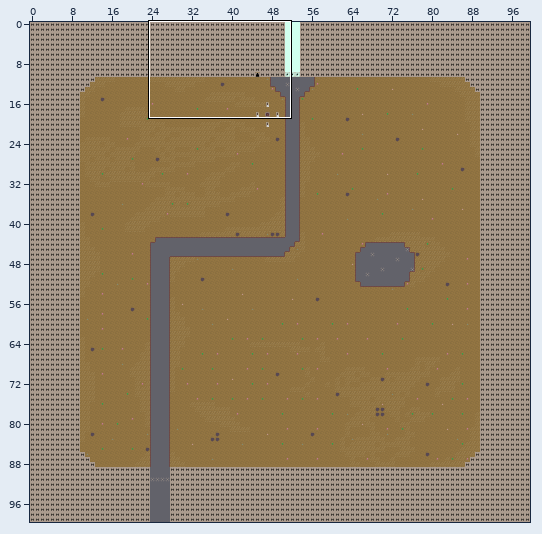
An edit to a level. Tiled map, assets/map/world1.tmx. The picture above shows the old version from afar; the outline marks the close-up.
Close-up. Earlier state:
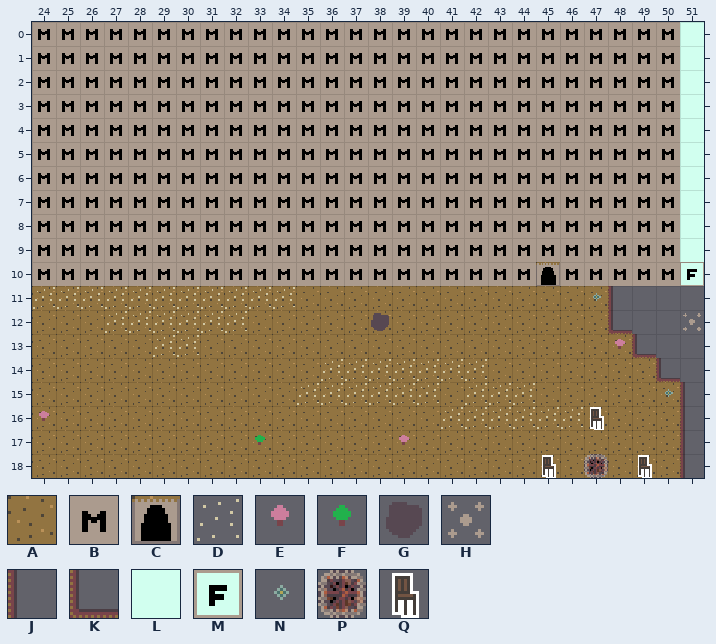
Cells are 16x16 px. Shown: x 24..51, y 0..18. The commit also changed other parts of the map, which this record leaves out.
Key: from "WildTraveler": A 0, B 1, C 2, D 3, E 4, F 5, G 6, H 7, J 11, K 16, L 19, M 20, N 22, P 23, Q 24.
_ is an empty cell, # one hidden under a higher layer.
Layer "Map" before, first column x 24:
 0 ############################
 1 ############################
 2 ############################
 3 ############################
 4 ############################
 5 ############################
 6 ############################
 7 ############################
 8 ############################
 9 ############################
10 ############################
11 AAAAAAAAAAAAAAAAAAAAAAAAJ___
12 AAAAAAAAAAAAAAAAAAAAAAAAK___
13 AAAAAAAAAAAAAAAAAAAAAAAAAK__
14 AAAAAAAAAAAAAAAAAAAAAAAAAAK_
15 AAAAAAAAAAAAAAAAAAAAAAAAAAAJ
16 AAAAAAAAAAAAAAAAAAAAAAAAAAAJ
17 AAAAAAAAAAAAAAAAAAAAAAAAAAAJ
18 AAAAAAAAAAAAAAAAAAAAAAAAAAAJ
Layer "Objects" before, first column x 24:
 0 BBBBBBBBBBBBBBBBBBBBBBBBBBBL
 1 BBBBBBBBBBBBBBBBBBBBBBBBBBBL
 2 BBBBBBBBBBBBBBBBBBBBBBBBBBBL
 3 BBBBBBBBBBBBBBBBBBBBBBBBBBBL
 4 BBBBBBBBBBBBBBBBBBBBBBBBBBBL
 5 BBBBBBBBBBBBBBBBBBBBBBBBBBBL
 6 BBBBBBBBBBBBBBBBBBBBBBBBBBBL
 7 BBBBBBBBBBBBBBBBBBBBBBBBBBBL
 8 BBBBBBBBBBBBBBBBBBBBBBBBBBBL
 9 BBBBBBBBBBBBBBBBBBBBBBBBBBBL
10 BBBBBBBBBBBBBBBBBBBBBCBBBBBM
11 DDDDDDDDDDD____________N____
12 ___DDDDDD_____G____________H
13 _____DD_________________E___
14 ____________DDDDDDD_________
15 ___________DDDDDD_DDD_____N_
16 E________________DDDDDDQ____
17 _________F_____E____________
18 _____________________Q_P_Q__
After:
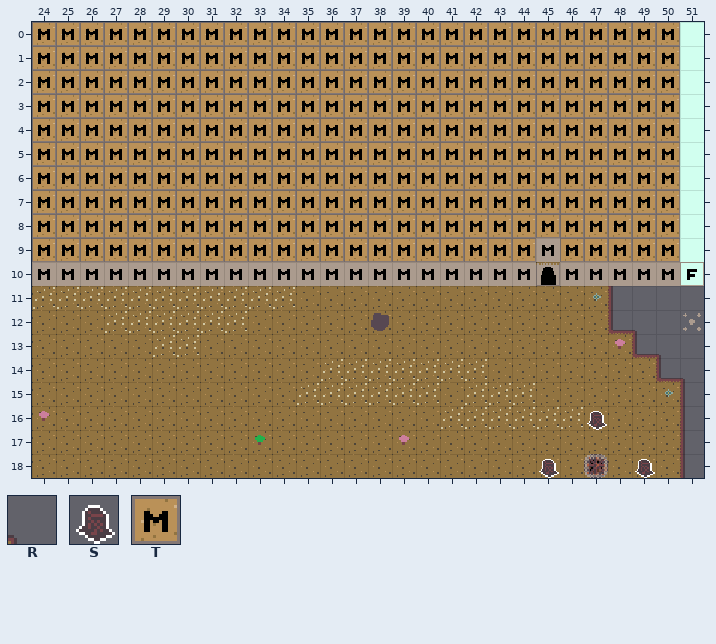
Further tiles: from "WildTraveler": R 26, S 30, T 31.
The edit:
{"where": "layer \"Map\""}
{"y":12,"x":49,"old":"_","new":"R"}
{"y":13,"x":50,"old":"_","new":"R"}
{"y":14,"x":51,"old":"_","new":"R"}
{"where": "layer \"Objects\""}
{"y":0,"x":24,"old":"BBBBBBBBBBBBBBBBBBBBBBBBBBB","new":"TTTTTTTTTTTTTTTTTTTTTTTTTTT"}
{"y":1,"x":24,"old":"BBBBBBBBBBBBBBBBBBBBBBBBBBB","new":"TTTTTTTTTTTTTTTTTTTTTTTTTTT"}
{"y":2,"x":24,"old":"BBBBBBBBBBBBBBBBBBBBBBBBBBB","new":"TTTTTTTTTTTTTTTTTTTTTTTTTTT"}
{"y":3,"x":24,"old":"BBBBBBBBBBBBBBBBBBBBBBBBBBB","new":"TTTTTTTTTTTTTTTTTTTTTTTTTTT"}
{"y":4,"x":24,"old":"BBBBBBBBBBBBBBBBBBBBBBBBBBB","new":"TTTTTTTTTTTTTTTTTTTTTTTTTTT"}
{"y":5,"x":24,"old":"BBBBBBBBBBBBBBBBBBBBBBBBBBB","new":"TTTTTTTTTTTTTTTTTTTTTTTTTTT"}
{"y":6,"x":24,"old":"BBBBBBBBBBBBBBBBBBBBBBBBBBB","new":"TTTTTTTTTTTTTTTTTTTTTTTTTTT"}
{"y":7,"x":24,"old":"BBBBBBBBBBBBBBBBBBBBBBBBBBB","new":"TTTTTTTTTTTTTTTTTTTTTTTTTTT"}
{"y":8,"x":24,"old":"BBBBBBBBBBBBBBBBBBBBBBBBBBB","new":"TTTTTTTTTTTTTTTTTTTTTTTTTTT"}
{"y":9,"x":24,"old":"BBBBBBBBBBBBBBBBBBBBB","new":"TTTTTTTTTTTTTTTTTTTTT"}
{"y":9,"x":46,"old":"BBBBB","new":"TTTTT"}
{"y":16,"x":47,"old":"Q","new":"S"}
{"y":18,"x":45,"old":"Q","new":"S"}
{"y":18,"x":49,"old":"Q","new":"S"}
{"label":"changed","picture_box":[32,22,680,262]}
{"label":"added","picture_box":[632,330,685,382]}
{"label":"changed","picture_box":[587,407,607,430]}
{"label":"changed","picture_box":[539,455,559,478]}
{"label":"changed","picture_box":[635,455,655,478]}
